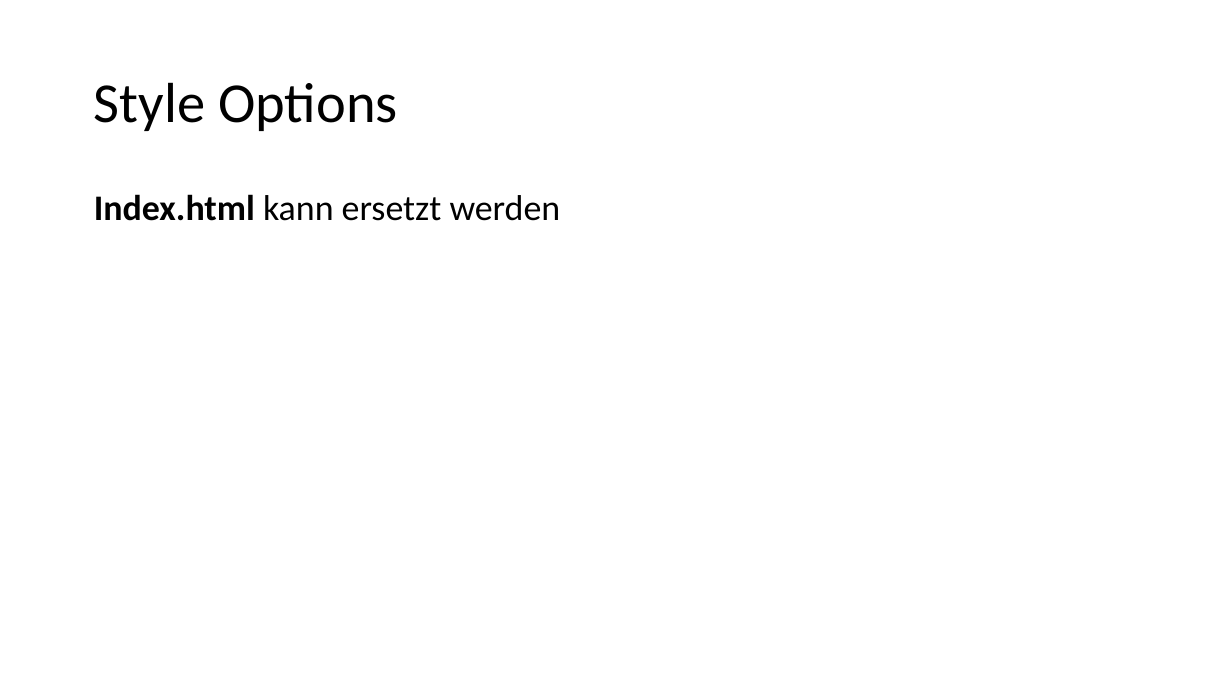
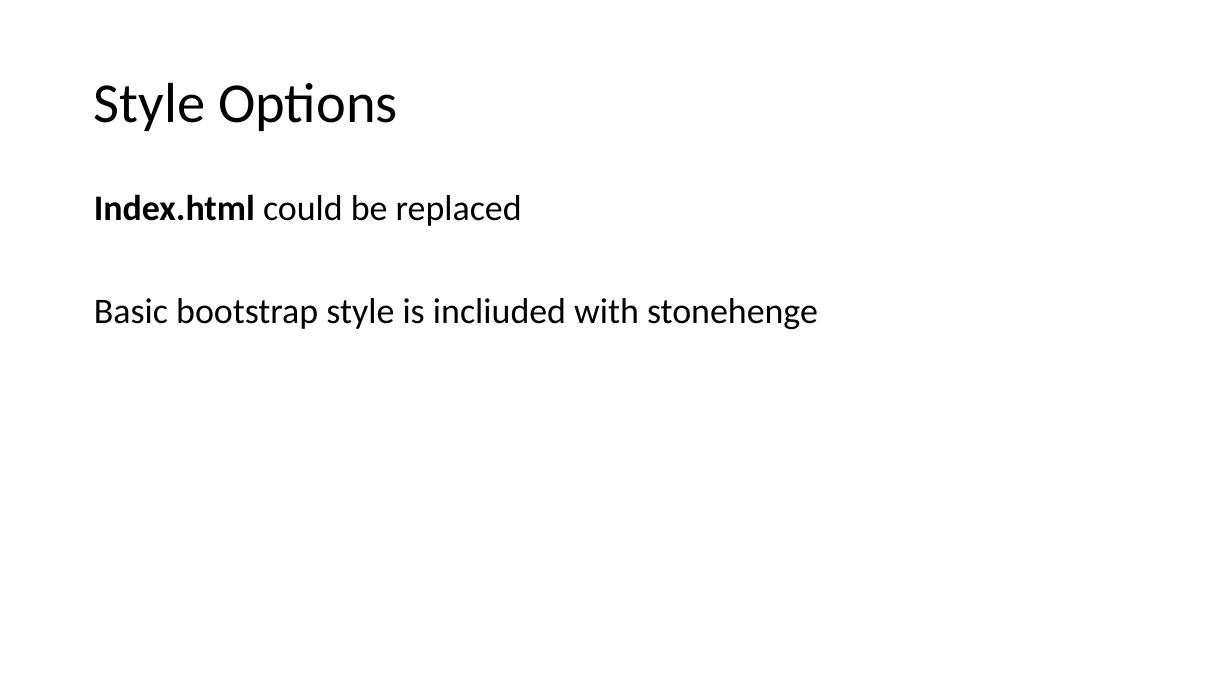
Before and after one commit to FrankPfattheicher/stonehenge.Chromely, a slide deck: slide 25 of stonehengeChromely.pptx (slide 16 before the commit). Drawn at 1232x693 pixels with LibreOffice and Linux fonts; fonts in the diff are those of the drawing. Boxes give left, top, right and bottom in pixels: in the first picture for what was removed or moved away, otherwise in the second. Text is boxed around its words. In the diff, an @@ line names an element or a change of style, - is before the commit and + after.

```diff
--- a/stonehengeChromely.pptx
+++ b/stonehengeChromely.pptx
@@ text at <box>94,194,818,329</box>: text changed @@
-Index.html kann ersetzt werden
+Index.html could be replaced
+Basic bootstrap style is incliuded with stonehenge
```
Also in this commit, not shown: 17 other slides changed, 10 slides added, 1 other file.
